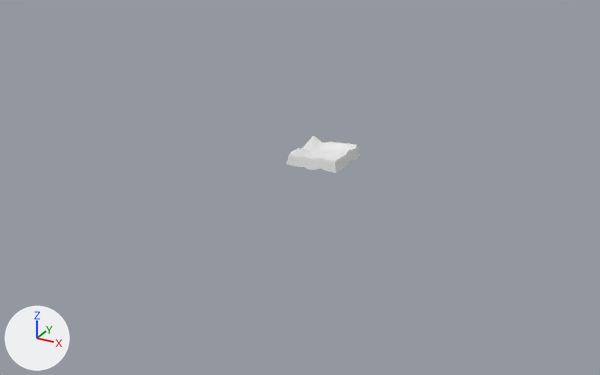
The Blender file 04-Material-Blending/scene/Scene.blend, before and after one commit.
Before and after are seen from a 50 mm camera at (141.0, -276.0, 121.0) aimed at (-6.0, -9.0, -12.0). Lighting does not change. The marker at lower left points along +X, +Y and +Z.

In view in the first picture: 'Terrain'.
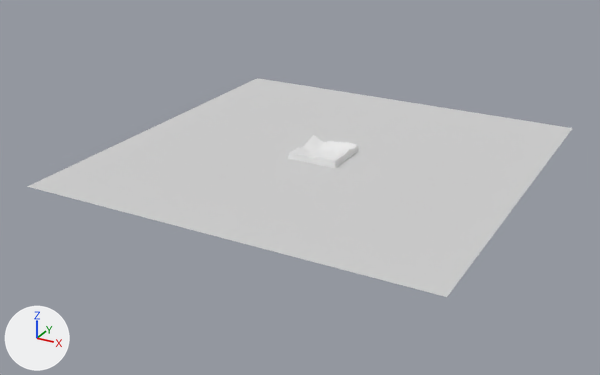
Location of each change, [x1, y1, x2, y2] in pixels of the pictures (600 x 375 px):
'Plane', added
    after: [27, 78, 573, 297]

The change, as a list of edits to the scene's bpy script:
```text
Add mat_floormat:
    mat_floormat = diffuse_material('FloorMat')
    mat_floormat.base_color = (0.638, 0.638, 0.638)  # light grey #d1d1d1
Add me_plane_001:
    me_plane_001.from_pydata(...)  # 144 vertices, 121 faces; spans x -80.0..80.0, y -80.0..80.0, z 0.0
    me_plane_001.materials.append(mat_floormat)  # its picture is missing
Add ob_plane:
    ob_plane = bpy.data.objects.new('Plane', me_plane_001)
    ob_plane.location = (0.0, 0.0, 0.0)
```
